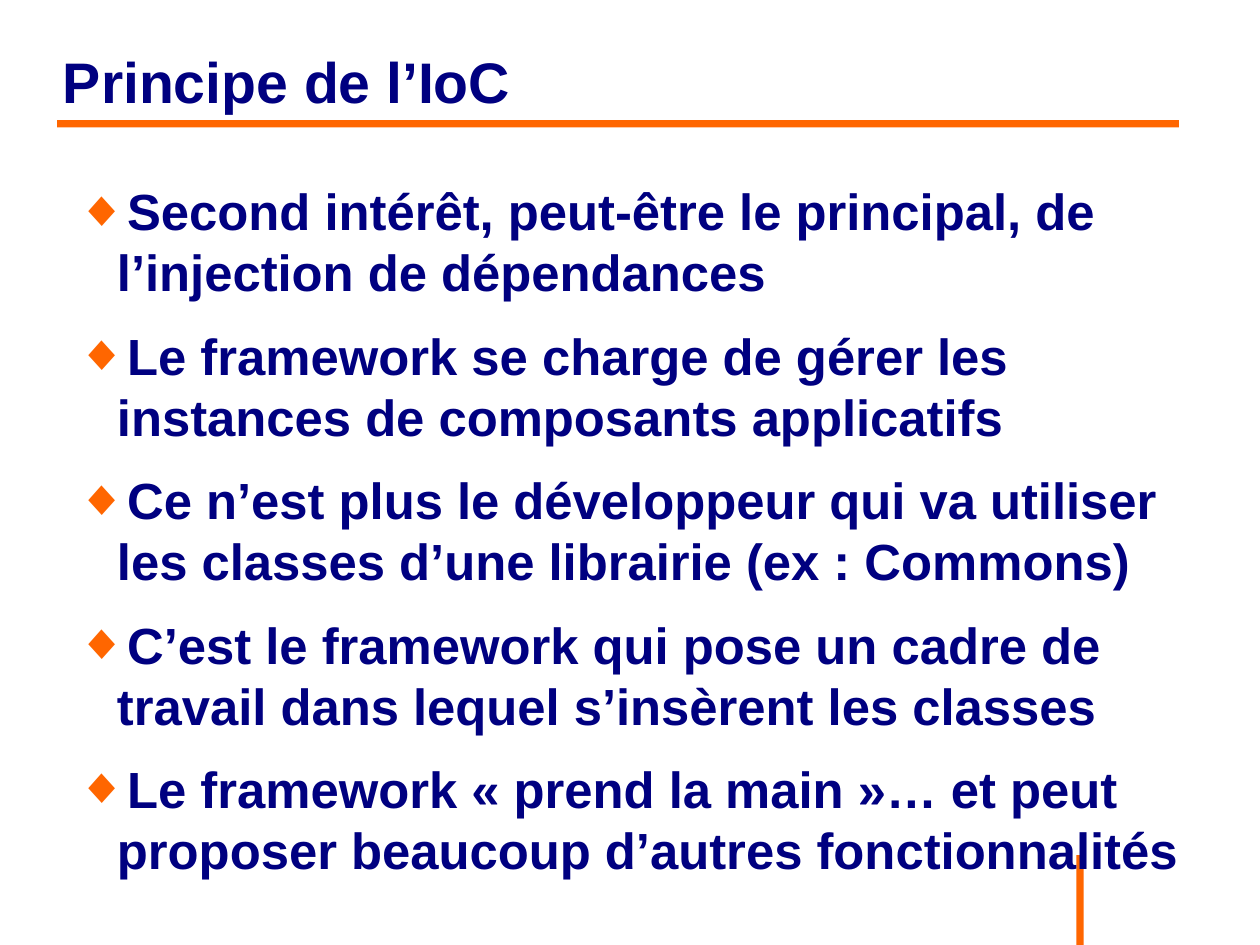
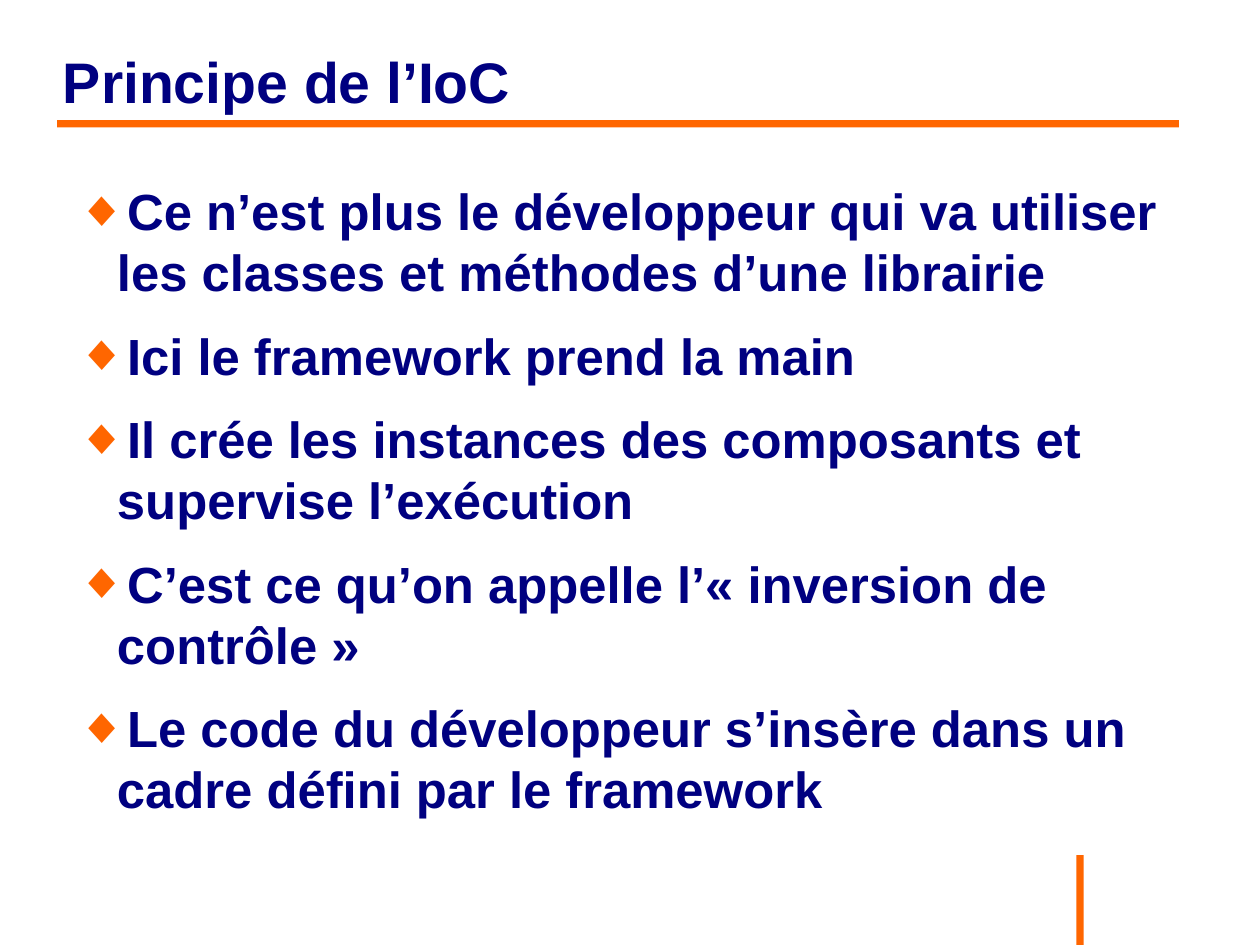
Before and after one commit to philphils/formation-spring, a slide deck: slide 32 of Documentation/diapo_formation_spring.odp (slide 34 before the commit). Drawn at 1260x945 pixels with LibreOffice and Linux fonts; fonts in the diff are those of the drawing; background and template pictures are left out. Boxes give left, top, right and bottom in pixels: in the first picture for what was removed or moved away, otherwise in the second. Text is boxed around its words. In the diff, an @@ line names an element or a change of style, - is before the commit and + after.

```diff
--- a/Documentation/diapo_formation_spring.odp
+++ b/Documentation/diapo_formation_spring.odp
@@ text at [117, 192, 1156, 819]: text changed @@
-◆ Second intérêt, peut-être le principal, de l’injection de dépendances
-◆ Le framework se charge de gérer les instances de composants applicatifs
-◆ Ce n’est plus le développeur qui va utiliser les classes d’une librairie (ex : Commons)
-◆ C’est le framework qui pose un cadre de travail dans lequel s’insèrent les classes
-◆ Le framework « prend la main »… et peut proposer beaucoup d’autres fonctionnalités
+◆ Ce n’est plus le développeur qui va utiliser les classes et méthodes d’une librairie
+◆ Ici le framework prend la main
+◆ Il crée les instances des composants et supervise l’exécution
+◆ C’est ce qu’on appelle l’« inversion de contrôle »
+◆ Le code du développeur s’insère dans un cadre défini par le framework
```
Also in this commit, not shown: 40 other slides changed, 10 slides added, 10 slides removed.
